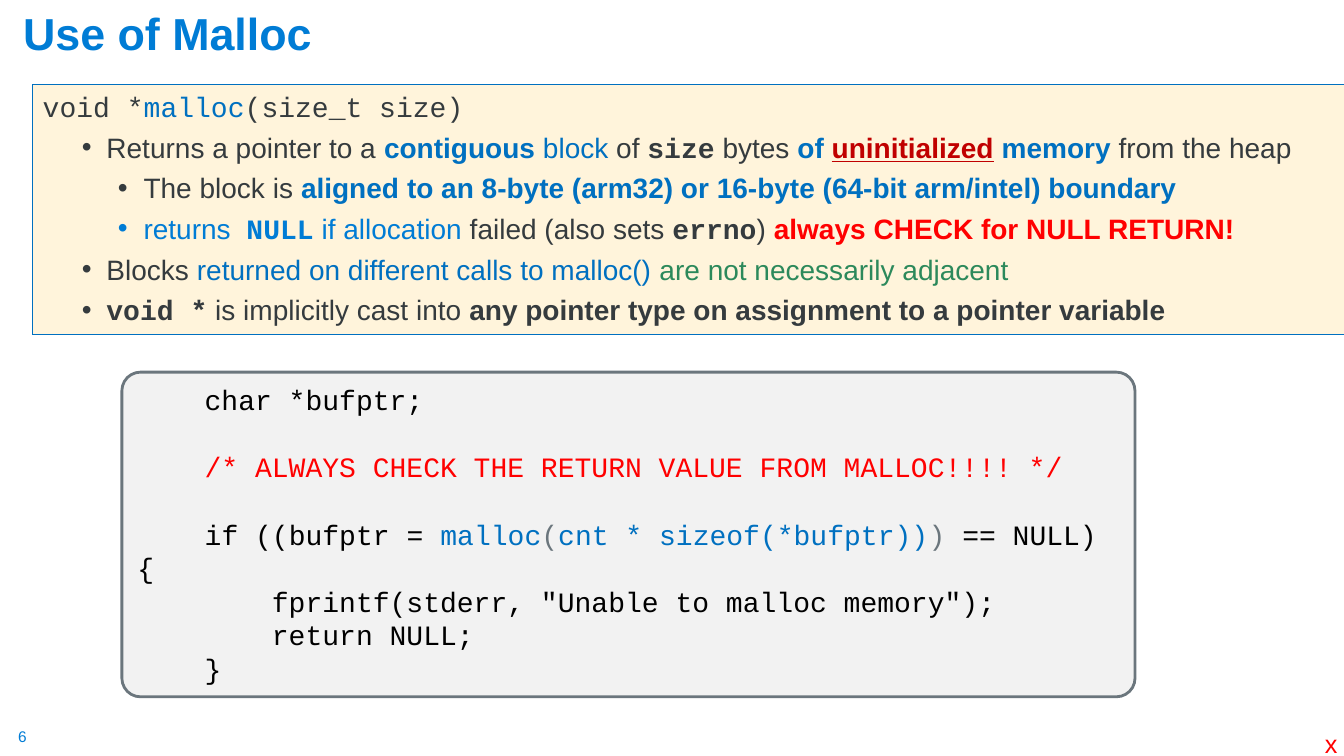
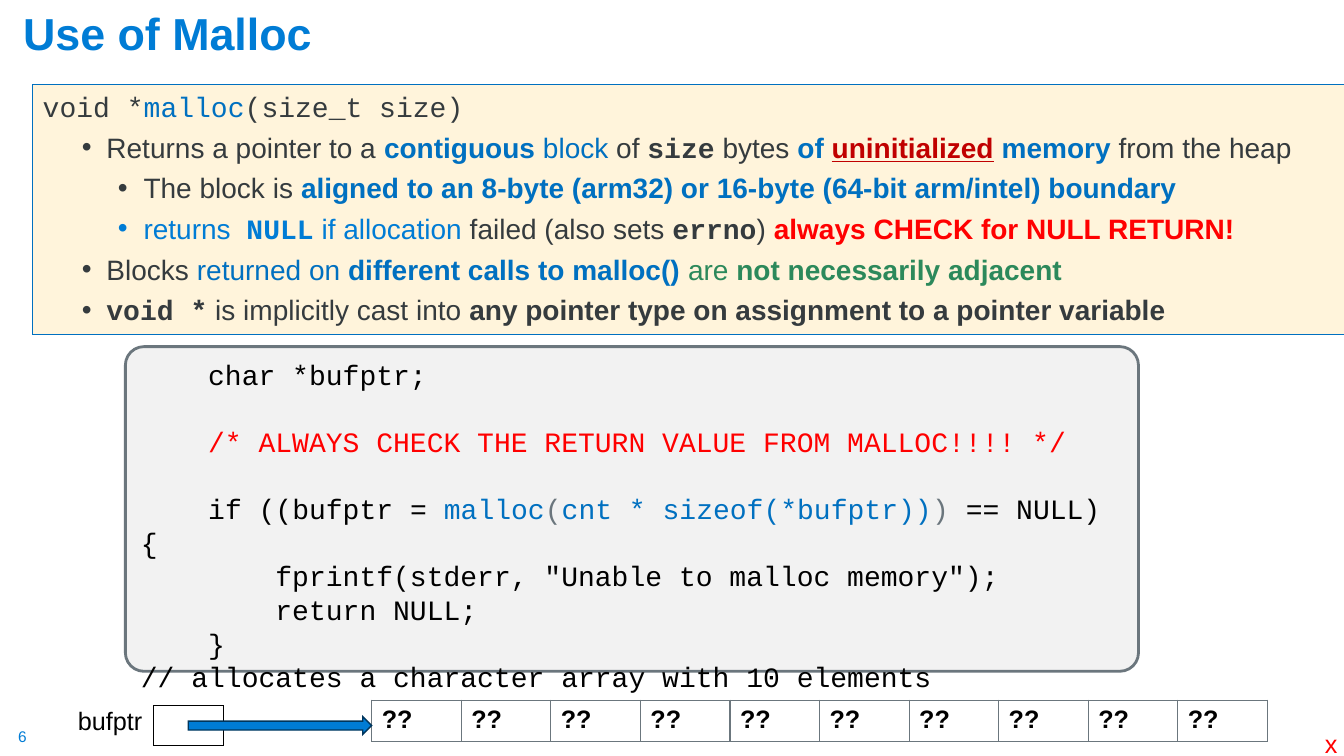
Before and after one commit to cse30-sp24/Muller-Slides, a slide deck: slide 6 of Lecture-9.pptx. Drawn at 1344x756 pixels with LibreOffice and Linux fonts; fonts in the diff are those of the drawing. Boxes give left, top, right and bottom in pixels: in the first picture for what was removed or moved away, otherwise in the second. Text is boxed around its words. In the diff, an @@ line names an element or a change of style, - is before the commit and + after.

```diff
--- a/Lecture-9.pptx
+++ b/Lecture-9.pptx
@@ text at [106,259,1062,285]: bold on in "different calls to malloc() not necessarily adjacent" @@
@@ rounded rectangle "char *bufptr;": place and size @@
-rounded rectangle "char *bufptr;" at [122,372,1135,697]
+rounded rectangle "char *bufptr;" at [125,347,1138,671]
@@ text in rounded rectangle at [191,667,932,693]: paragraph added @@
+// allocates a character array with 10 elements
@@ text added at [78,711,142,736], 18 pt, text #000000 @@
+bufptr
@@ rectangle added at [153,706,223,746], outline #000000 0.75 pt @@
@@ right arrow added at [189,717,372,735], fill #007CD5, outline #00365D 1 pt @@
@@ table added at [372,701,1269,742], 1 rows, 10 columns @@
+?? | ?? | ?? | ?? | ?? | ?? | ?? | ?? | ?? | ??
```
Also in this commit, not shown: 12 other slides changed, 1 slide added, 1 slide removed, 1 other file.
